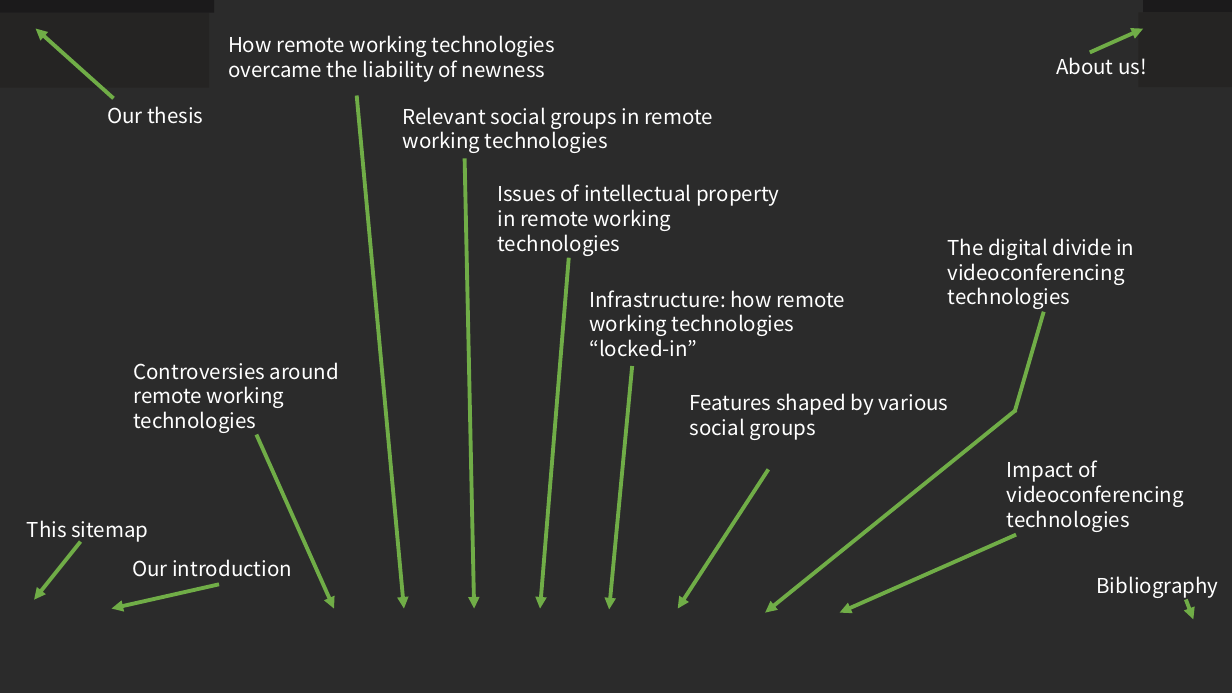
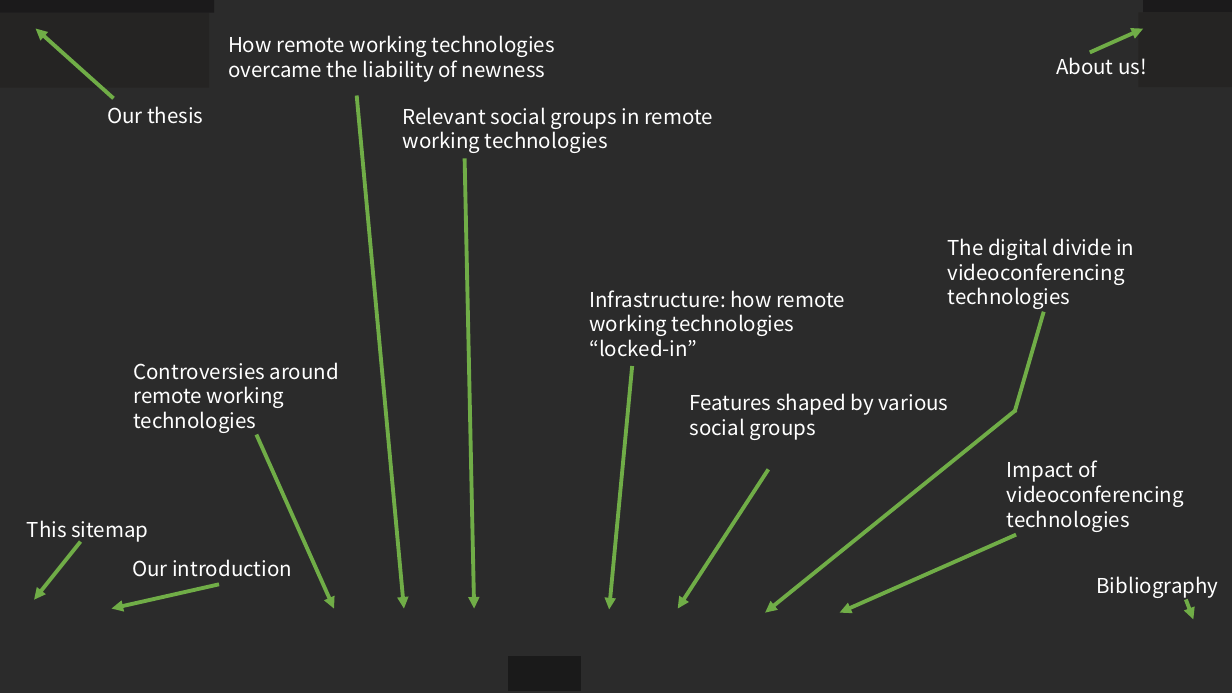
Before and after one commit to remoteworkegr277/remoteworkegr277.github.io, a slide deck: slide 1 of sitemap.pptx. Drawn at 1232x693 pixels with LibreOffice and Linux fonts; fonts in the diff are those of the drawing; background and template pictures are left out; a plain dark background stands for a picture behind light text. Boxes give left, top, right and bottom in pixels: in the first picture for what was removed or moved away, otherwise in the second. Text is boxed around its words. In the diff, an @@ line names an element or a change of style, - is before the commit and + after.

```diff
--- a/sitemap.pptx
+++ b/sitemap.pptx
@@ text removed at [497,184,779,256] @@
-Issues of intellectual property in remote working technologies
@@ arrow removed from (569, 258) to (541, 609) @@
@@ rectangle added at [508,657,580,690], fill #1A1A1A, outline #1A1A1A 1 pt @@
```
